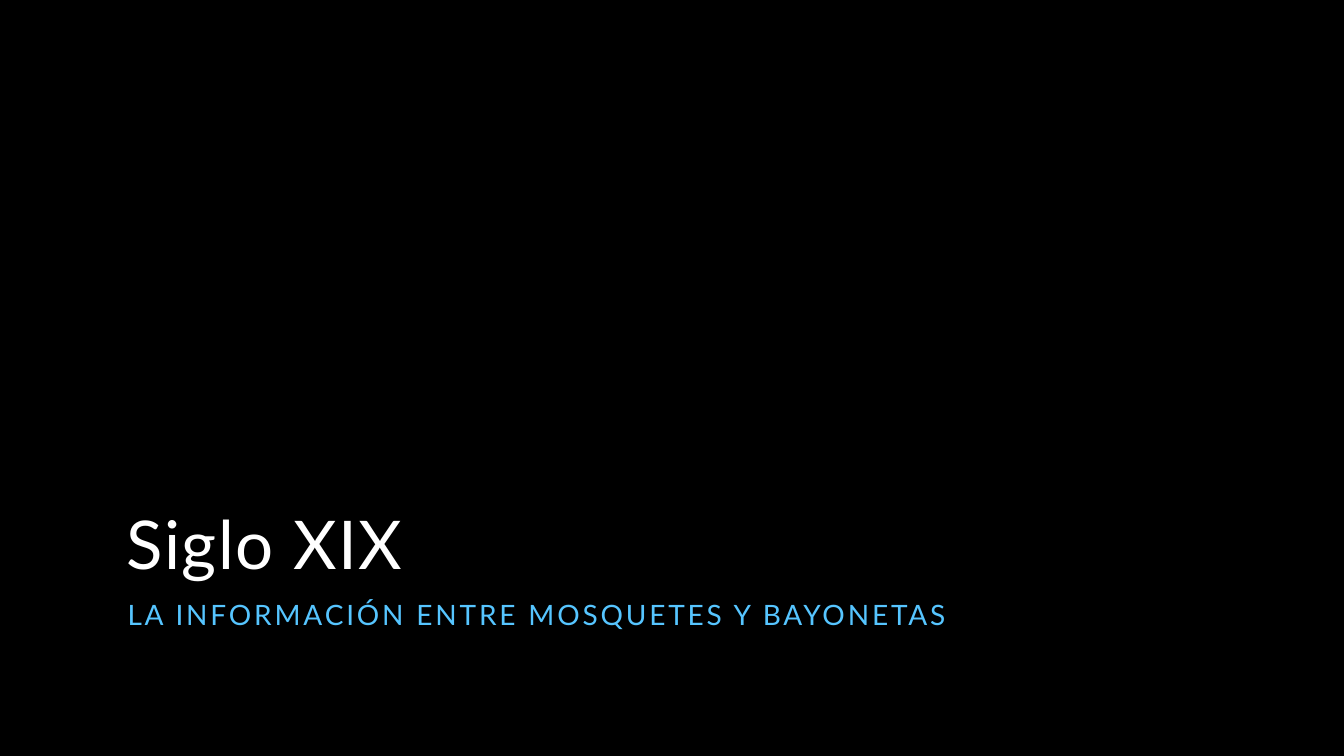
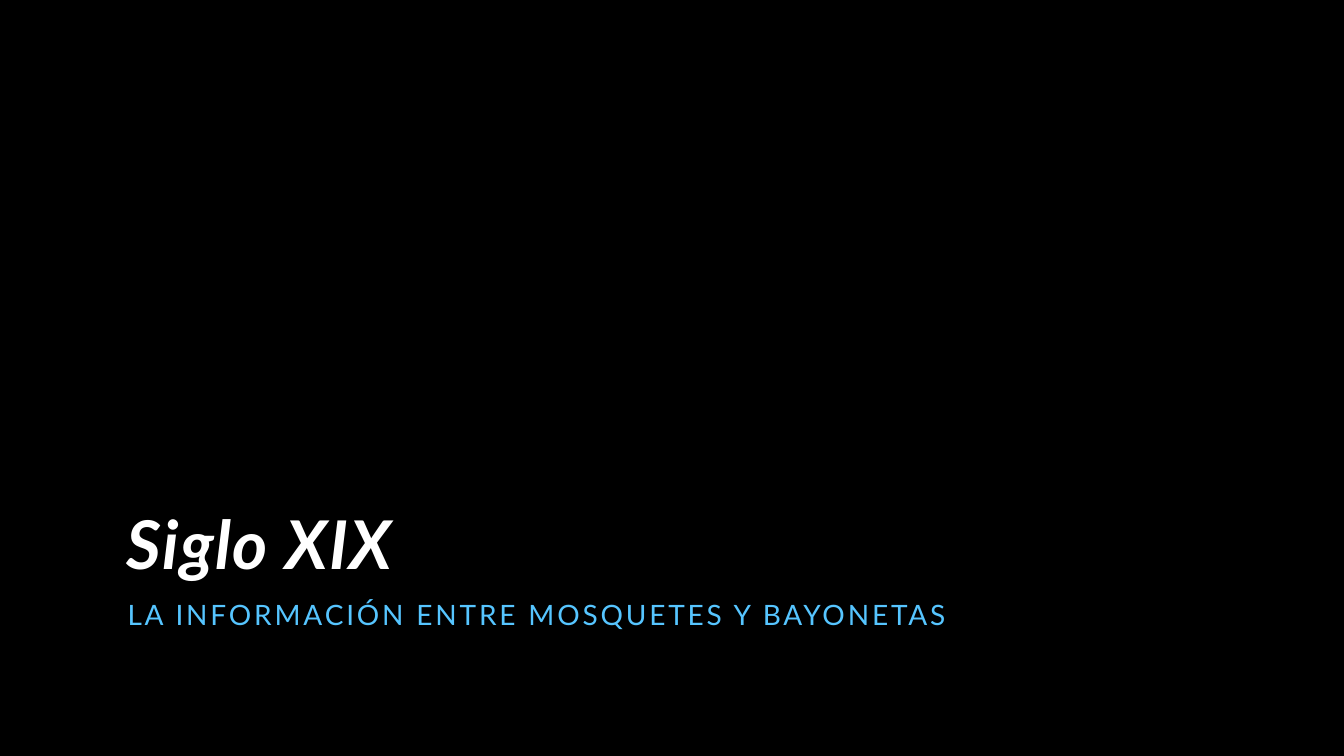
Before and after one commit to miparnisari/implantaciondesistemas, a slide deck: slide 11 of Presentacion/Fuga de Información.pptx. Drawn at 1344x756 pixels with LibreOffice and Linux fonts; fonts in the diff are those of the drawing; background and template pictures are left out. Boxes give left, top, right and bottom in pixels: in the first picture for what was removed or moved away, otherwise in the second. Text is boxed around its words. In the diff, an @@ line names an element or a change of style, - is before the commit and + after.

```diff
--- a/Presentacion/Fuga de Información.pptx
+++ b/Presentacion/Fuga de Información.pptx
@@ title "Siglo XIX" at box(127, 519, 392, 581): bold on, italic on @@
```
Also in this commit, not shown: 15 other slides changed.
